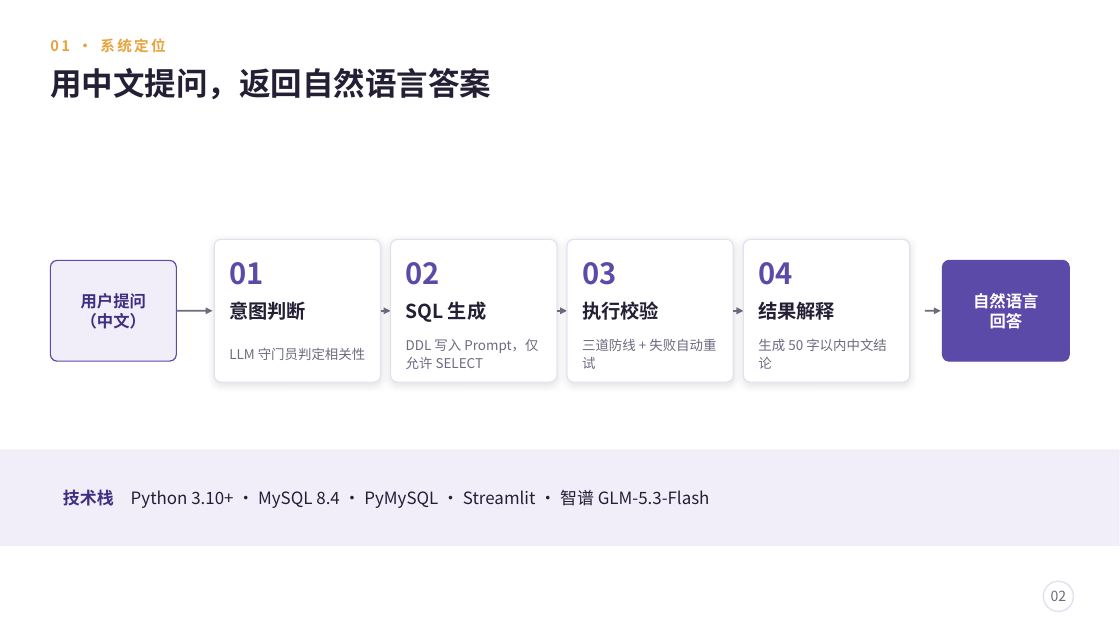
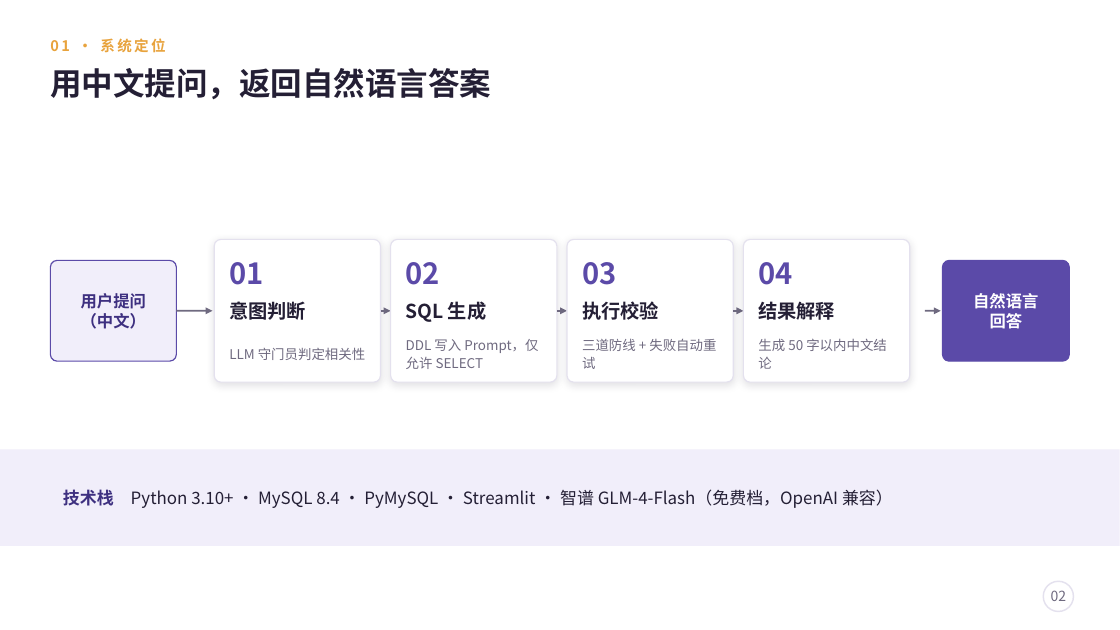
Before and after one commit to rcwhlf/musicquery-agent, a slide deck: slide 2 of MusicQuery-Agent-答辩.pptx. Drawn at 1120x630 pixels with LibreOffice and Linux fonts; fonts in the diff are those of the drawing. Boxes give left, top, right and bottom in pixels: in the first picture for what was removed or moved away, otherwise in the second. Text is boxed around its words. In the diff, an @@ line names an element or a change of style, - is before the commit and + after.

```diff
--- a/MusicQuery-Agent-答辩.pptx
+++ b/MusicQuery-Agent-答辩.pptx
@@ text at (63, 489, 893, 508): text changed @@
-技术栈 Python 3.10+ · MySQL 8.4 · PyMySQL · Streamlit · 智谱 GLM-5.3-Flash
+技术栈 Python 3.10+ · MySQL 8.4 · PyMySQL · Streamlit · 智谱 GLM-4-Flash（免费档，OpenAI 兼容）
```
Also in this commit, not shown: 4 other slides changed, 53 other files.
